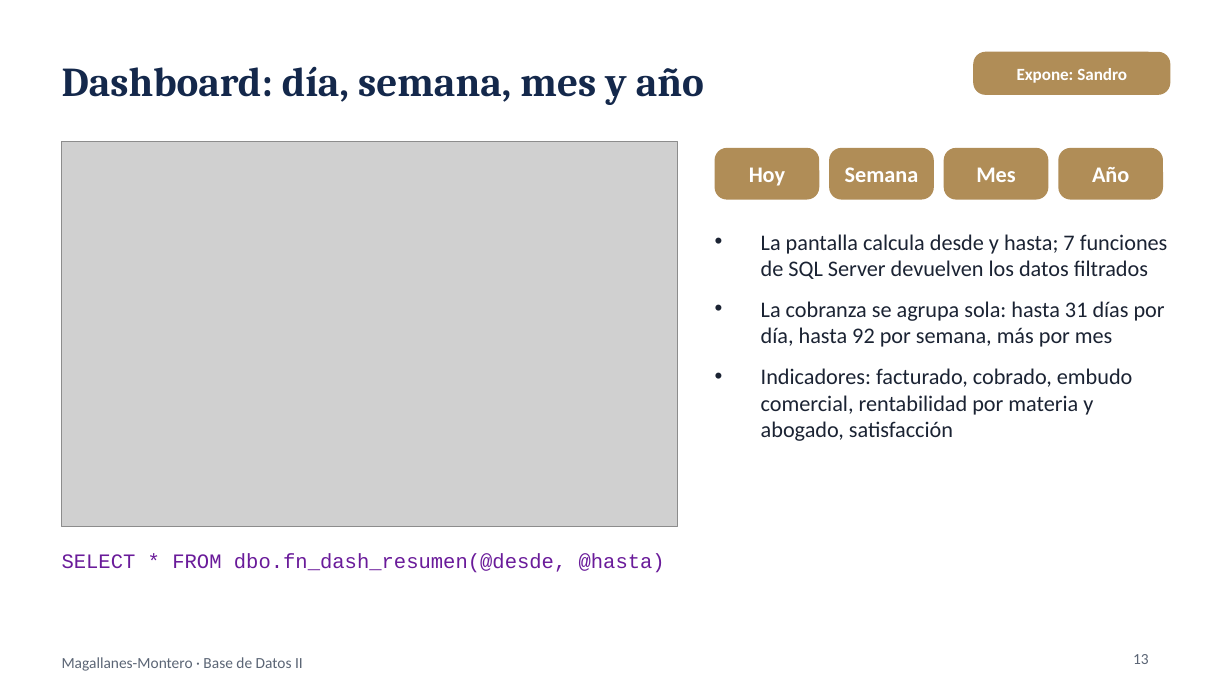
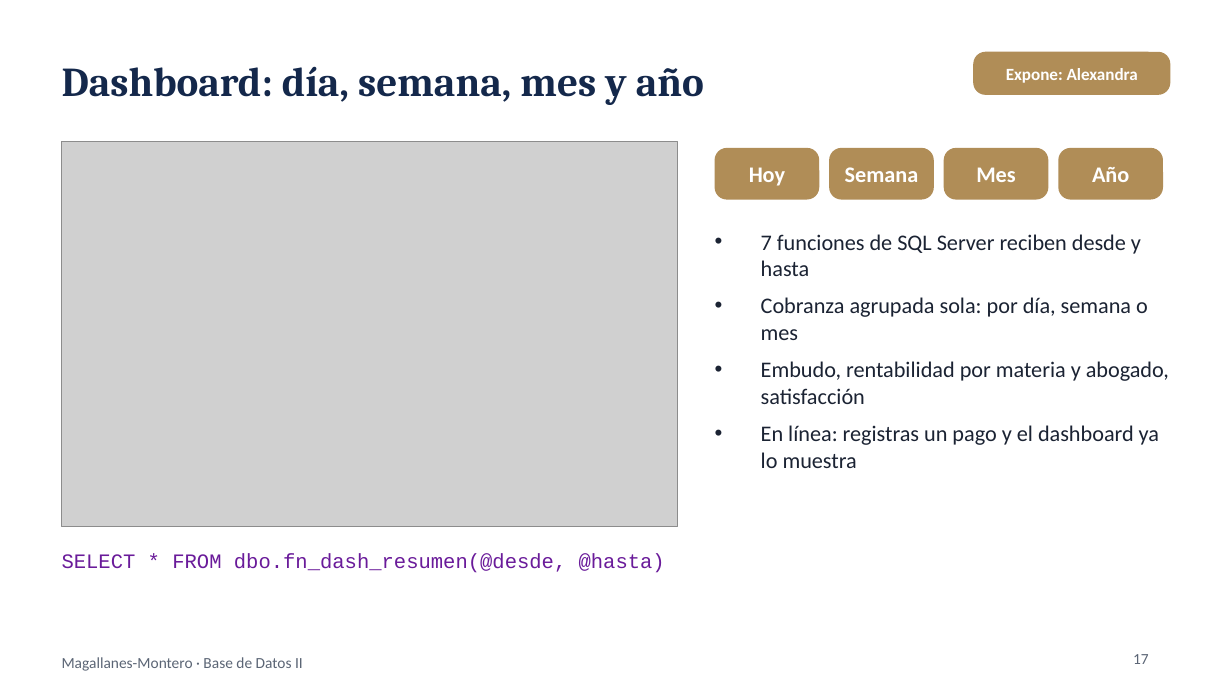
Before and after one commit to alexandra585/Proyecto_Estudio_Juridico, a slide deck: slide 17 of 4_Informe/Presentacion_Sustentacion_Magallanes_Montero.pptx (slide 13 before the commit). Drawn at 1232x693 pixels with LibreOffice and Linux fonts; fonts in the diff are those of the drawing; grey boxes stand for pictures. Boxes give left, top, right and bottom in pixels: in the first picture for what was removed or moved away, otherwise in the second. Text is boxed around its words. In the diff, an @@ line names an element or a change of style, - is before the commit and + after.

```diff
--- a/4_Informe/Presentacion_Sustentacion_Magallanes_Montero.pptx
+++ b/4_Informe/Presentacion_Sustentacion_Magallanes_Montero.pptx
@@ text in rounded rectangle at bbox=[1006, 68, 1138, 83]: text changed @@
-Expone: Sandro
+Expone: Alexandra
@@ text at bbox=[761, 234, 1169, 468]: text changed @@
-• La pantalla calcula desde y hasta; 7 funciones de SQL Server devuelven los datos filtrados
-• La cobranza se agrupa sola: hasta 31 días por día, hasta 92 por semana, más por mes
-• Indicadores: facturado, cobrado, embudo comercial, rentabilidad por materia y abogado, satisfacción
+• 7 funciones de SQL Server reciben desde y hasta
+• Cobranza agrupada sola: por día, semana o mes
+• Embudo, rentabilidad por materia y abogado, satisfacción
+• En línea: registras un pago y el dashboard ya lo muestra
@@ page number at bbox=[1133, 654, 1149, 664]: text changed @@
-13
+17
```
Also in this commit, not shown: 5 other slides changed, 13 slides added, 9 slides removed, 1 other file.
